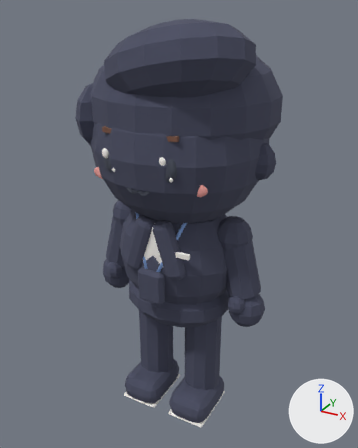
What one commit did to the glTF model out/avatars/av_reza.glb.
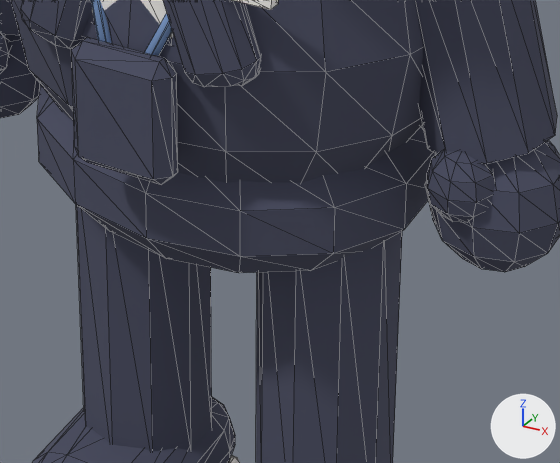
Old and new are each drawn whole from a 50 mm camera at (0.75, -1.362, 1.4) aimed at (-0.015, 0.028, 0.705) and again close up on the part from 33% to 73% of the width and 58% to 84% of the height. Every picture has the same lights, and +X, +Y and +Z are marked at lower right. The older version's two pictures come first. The close-ups show mesh edges as thin lines. Where no turn or scale is listed for an object, it has been applied to the vertices. Vertices at exactly the same position are counted once.

The first close-up shows 'SM_av_reza_acc_badge', 'SM_av_reza_acc_badge_outline', 'SM_av_reza_arm_l_outline', 'SM_av_reza_arm_r_outline', 'SM_av_reza_hips_outline', 'SM_av_reza_leg_l_outline', 'SM_av_reza_leg_r_outline', 'SM_av_reza_torso', 'SM_av_reza_torso_outline' and 1 more.
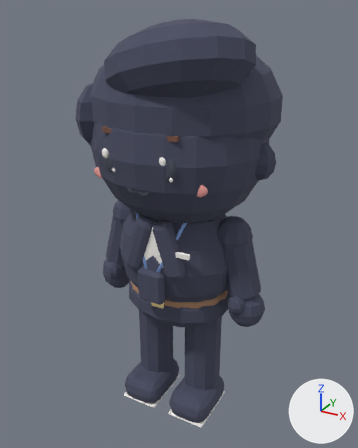
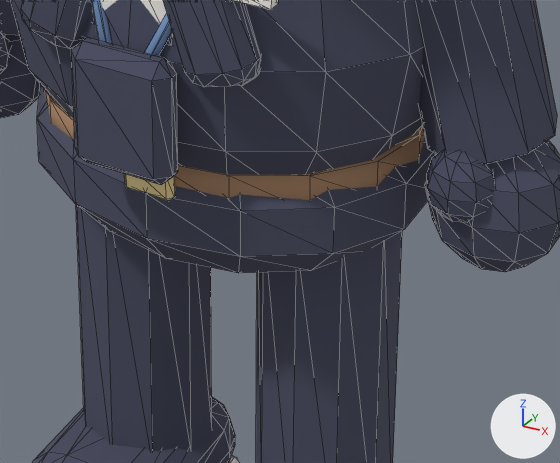
Scene script edits in JSON lines:
```json
{"block": "me_sm_av_reza_hips", "where": "# used by ob_sm_av_reza_hips; location = (0.0, 0.0, 0.0)"}
{"op": "remove", "block": "me_sm_av_reza_hips", "code": "me_sm_av_reza_hips.from_pydata(...)  # 86 vertices, 168 faces; spans x -0.181..0.181, y -0.146..0.146, z 0.36..0.54"}
{"op": "add", "block": "me_sm_av_reza_hips", "code": "me_sm_av_reza_hips.from_pydata(...)  # 142 vertices, 272 faces; spans x -0.185..0.185, y -0.154..0.147, z 0.36..0.54"}
{"block": "me_sm_av_reza_hips", "change": "me_sm_av_reza_hips part 1: a new loose piece, a 16-sided cylinder along z spanning x -0.185..0.185, y -0.147..0.147, z 0.468..0.502, in mat_mat_wood_dark (brown #a98466)"}
{"block": "me_sm_av_reza_hips", "change": "me_sm_av_reza_hips part 2: a new loose piece of 24 vertices spanning x -0.025..0.025, y -0.154..-0.142, z 0.468..0.502, in mat_mat_butter (beige #f6dfa1)"}
{"op": "add", "block": "me_sm_av_reza_hips", "code": "me_sm_av_reza_hips.materials.append(mat_mat_wood_dark)  # brown #a98466"}
{"op": "add", "block": "me_sm_av_reza_hips", "code": "me_sm_av_reza_hips.materials.append(mat_mat_butter)  # beige #f6dfa1"}
```

Boxes (x1, y1, x2, y2) around the edits, measured in the close-ups (560 x 463 px):
```json
{"object": "SM_av_reza_hips", "change": "reshaped", "after": [43, 88, 425, 200], "on screen": "not visible before"}
{"part": 1, "of": "me_sm_av_reza_hips", "change": "added", "after": [43, 88, 425, 200]}
{"part": 2, "of": "me_sm_av_reza_hips", "change": "added", "after": [124, 174, 175, 200], "on screen": "beige"}
```
